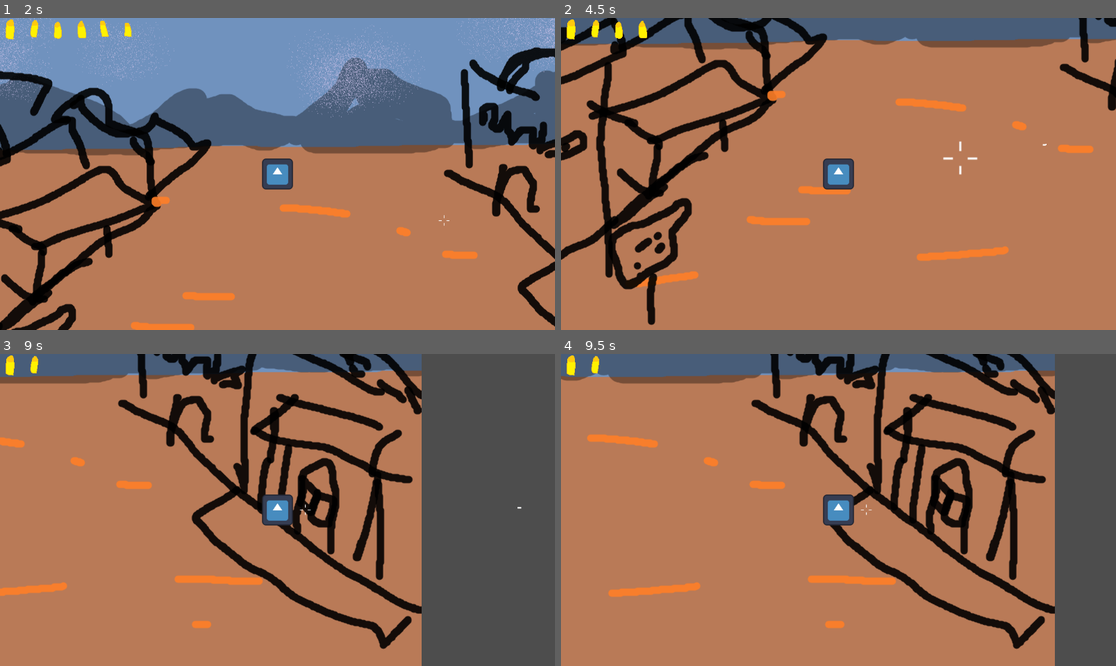
Above: before the commit, frames 1-4 (two rows, left to right).
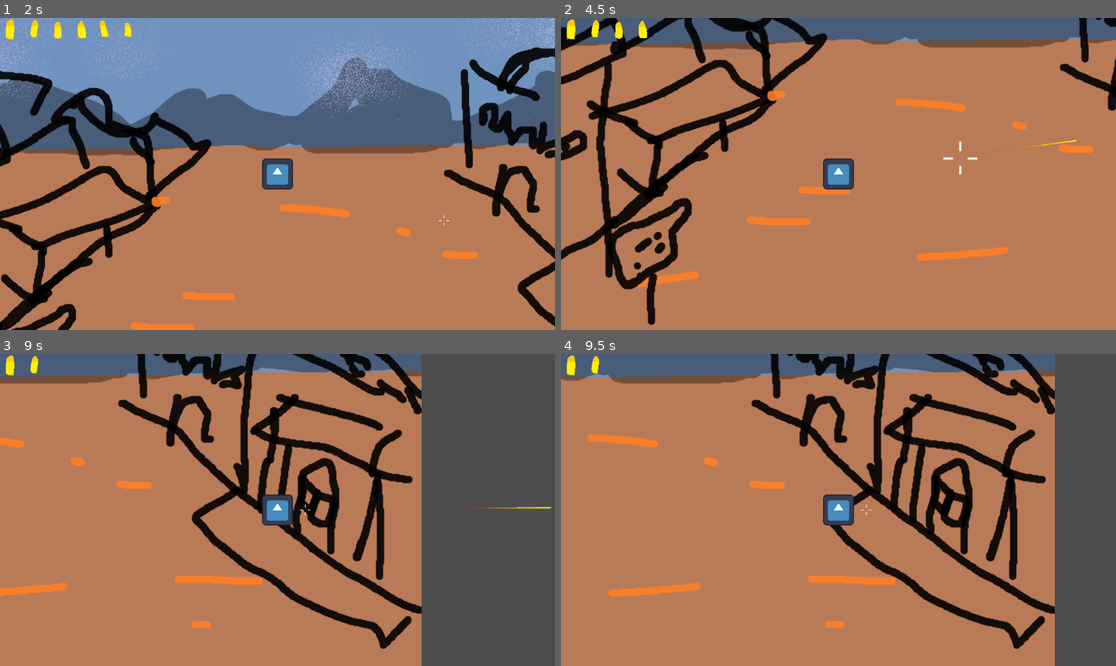
Above: after the commit, the same moments.

Repository: Niimphu/quickdraw
Game: Godot game, scene res://test.tscn
Same seed, same stepped clock (60 frames per second), same inputs: the game is played once before the commit and once after it. The engine's default icon, where the game draws it, is replaced by a stand-in: a white triangle on a blue panel in a dark square.
Inputs (mouse positions are in pixels of both pictures, inside the frame that each line leads up to):
- Up to frame 1 (2 s): tap Enter at 0.5 s; hold Mouse wheel down (scroll_down) 0.53-1.28 s; hold W (up) from 0.53 s (still down); move the mouse to (444, 220) at 1.27 s; tap Mouse wheel up (scroll_up) at 1.35 s
- Up to frame 2 (4.5 s): move the mouse to (672, 127) at 2.02 s; release W (up) at 2.03 s; press the mouse at (672, 127) at 2.03 s; hold A (left) 2.03-3.53 s; move the mouse to (866, 174) at 2.77 s; release the mouse at (866, 174) at 2.78 s; tap Mouse wheel down (scroll_down) at 2.85 s; move the mouse to (755, 96) at 3.52 s; hold S (down) 3.53-4.28 s; hold Mouse wheel up (scroll_up) 3.53-4.28 s; tap R (reload) at 4.15 s; move the mouse to (960, 158) at 4.27 s; hold D (right) from 4.28 s (still down); click (960, 158) at 4.35 s
- Up to frame 3 (9 s): move the mouse to (166, 525) at 5.02 s; release D (right) at 5.03 s; hold W (up) 5.03-5.78 s; hold Mouse wheel down (scroll_down) 5.03-5.78 s; move the mouse to (333, 441) at 5.77 s; hold D (right) 5.78-8.03 s; tap Mouse wheel up (scroll_up) at 5.85 s; move the mouse to (249, 572) at 6.52 s; press the mouse at (249, 572) at 6.53 s; move the mouse to (444, 556) at 7.27 s; release the mouse at (444, 556) at 7.28 s; tap Mouse wheel down (scroll_down) at 7.35 s; move the mouse to (111, 463) at 8.02 s; hold S (down) 8.03-8.78 s; hold Mouse wheel up (scroll_up) 8.03-8.78 s; move the mouse to (305, 510) at 8.77 s; hold A (left) from 8.78 s (still down); click (305, 510) at 8.85 s
- Up to frame 4 (9.5 s): keep holding A (left)

Frame 1 is identical in both runs. In frame 2, less than 0.1% of the frame differs, in the area x 78-93%, y 38-43%; in frame 3, less than 0.1%, in the area x 84-100%, y 48-50%; in frame 4, nothing differs.

Commit message:
simple bullet trail

Diff:
--- a/bullet.gd
+++ b/bullet.gd
@@ -1,5 +1,6 @@
 extends Node2D
 
+@export var Trail: Line2D
 var velocity: Vector2
 var prev_position: Vector2
 
@@ -22,6 +23,7 @@
 
 func _physics_process(delta: float) -> void:
 	var new_position = global_position + velocity * delta
+	Trail.add_point(Trail.to_local(new_position))
 
 	#var space_state = get_world_2d().direct_space_state
 	#var query = PhysicsRayQueryParameters2D.create(prev_position, new_position)
--- a/bullet.tscn
+++ b/bullet.tscn
@@ -3,8 +3,25 @@
 [ext_resource type="Texture2D" uid="uid://xd4oc74q6goh" path="res://img/bulet.png" id="1_v7oki"]
 [ext_resource type="Script" uid="uid://64fqlkca4r4p" path="res://bullet.gd" id="1_v8qja"]
 
-[node name="Bullet" type="Node2D" unique_id=1929935182]
+[sub_resource type="Curve" id="Curve_v8qja"]
+_data = [Vector2(0, 0), 0.0, 0.0, 0, 0, Vector2(1, 1), 0.0, 0.0, 0, 0]
+point_count = 2
+
+[sub_resource type="Gradient" id="Gradient_t4vbm"]
+offsets = PackedFloat32Array(0, 0.19753087, 1)
+colors = PackedColorArray(0.86, 0, 0, 0.09411765, 0.89, 0.17800003, 0, 0.77254903, 1, 0.9333334, 0, 1)
+
+[node name="Bullet" type="Node2D" unique_id=1929935182 node_paths=PackedStringArray("Trail")]
 script = ExtResource("1_v8qja")
+Trail = NodePath("Trail")
 
 [node name="Sprite2D" type="Sprite2D" parent="." unique_id=1847800700]
 texture = ExtResource("1_v7oki")
+
+[node name="Trail" type="Line2D" parent="." unique_id=480383130]
+points = PackedVector2Array(0, -171, 0, 1)
+width = 3.0
+width_curve = SubResource("Curve_v8qja")
+gradient = SubResource("Gradient_t4vbm")
+begin_cap_mode = 2
+antialiased = true
--- a/revolver.gd
+++ b/revolver.gd
@@ -37,7 +37,7 @@
 	var bullet = bullet_scene.instantiate()
 	bullet.global_position = bullet_position
 	bullet.rotate(direction.orthogonal().angle())
-	get_parent().get_parent().add_child(bullet)
+	get_parent().get_parent().get_node("Bullets").add_child(bullet)
 	bullet.fire(direction, bullet_speed)
 
 
--- a/test.tscn
+++ b/test.tscn
@@ -15,6 +15,8 @@
 [node name="Background" type="Sprite2D" parent="." unique_id=332655151]
 position = Vector2(613, 127)
 texture = ExtResource("2_ykrsh")
+
+[node name="Bullets" type="Node2D" parent="." unique_id=1356707722]
 
 [node name="Player" parent="." unique_id=1997606648 instance=ExtResource("1_37kl0")]
 position = Vector2(598, 340)
